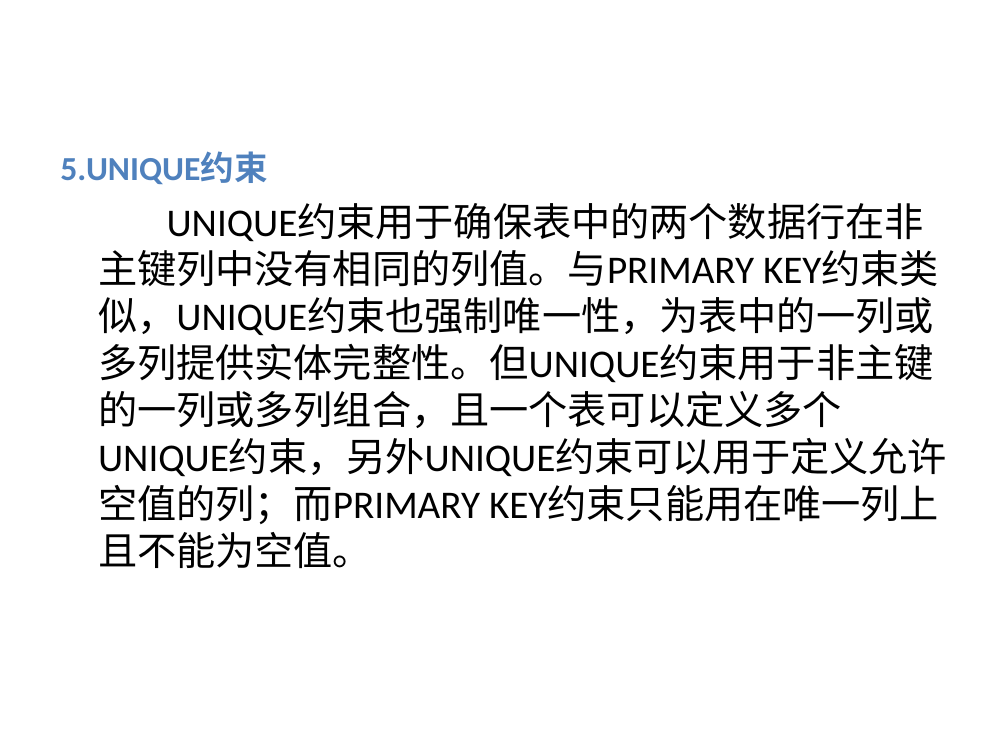
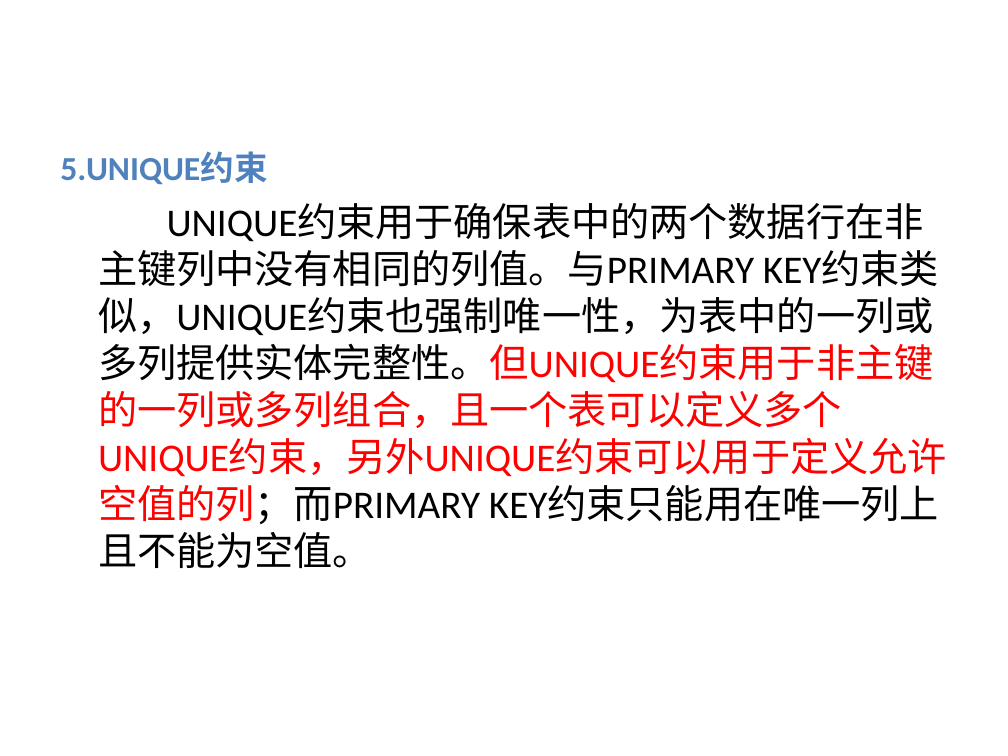
Before and after one commit to yuqingmao2019/MyWorkSpace, a slide deck: slide 33 of 数据库ppt/第4章 .ppt (slide 29 before the commit). Drawn at 1008x756 pixels with LibreOffice and Linux fonts; fonts in the diff are those of the drawing; background and template pictures are left out. Boxes give left, top, right and bottom in pixels: in the first picture for what was removed or moved away, otherwise in the second. Text is boxed around its words. In the diff, an @@ line names an element or a change of style, - is before the commit and + after.

Commit message:
数据库

```diff
--- a/数据库ppt/第4章 .ppt
+++ b/数据库ppt/第4章 .ppt
@@ text at <box>98,250,947,568</box>: text colour #000000 to #FF0000 in "KEY约束类似，UNIQUE约束也强制唯一性，为表中的一列或多列提供实体完整性。但UNIQUE约束用于非主键的一列或多列 ..." @@
```
Also in this commit, not shown: 6 other slides changed, 5 slides added, 1 other file.
